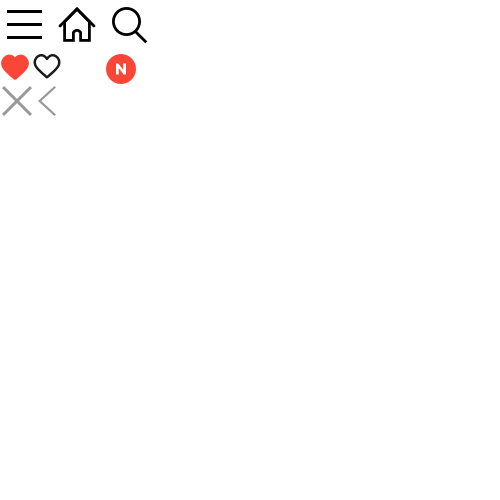
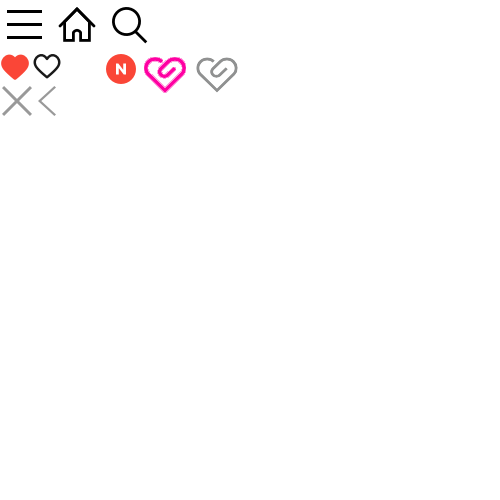
Before/after of a 500x500 layered artwork. What changed in the layer stack:
added layer "heart_gray(45*50)" above "heart_pink(45*50)" over (x1=196, y1=57, x2=238, y2=93)
added layer "heart_pink(45*50)" above "ico_heart_off_white(30*30)" over (x1=144, y1=57, x2=186, y2=93)
